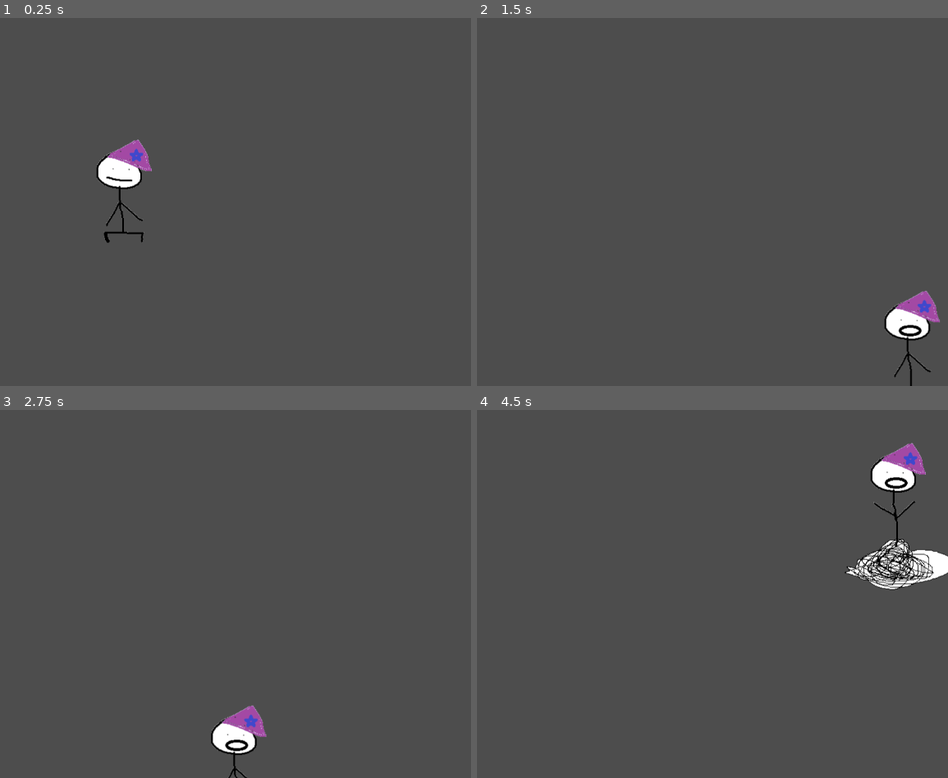
Above: before the commit, frames 1-4 (two rows, left to right).
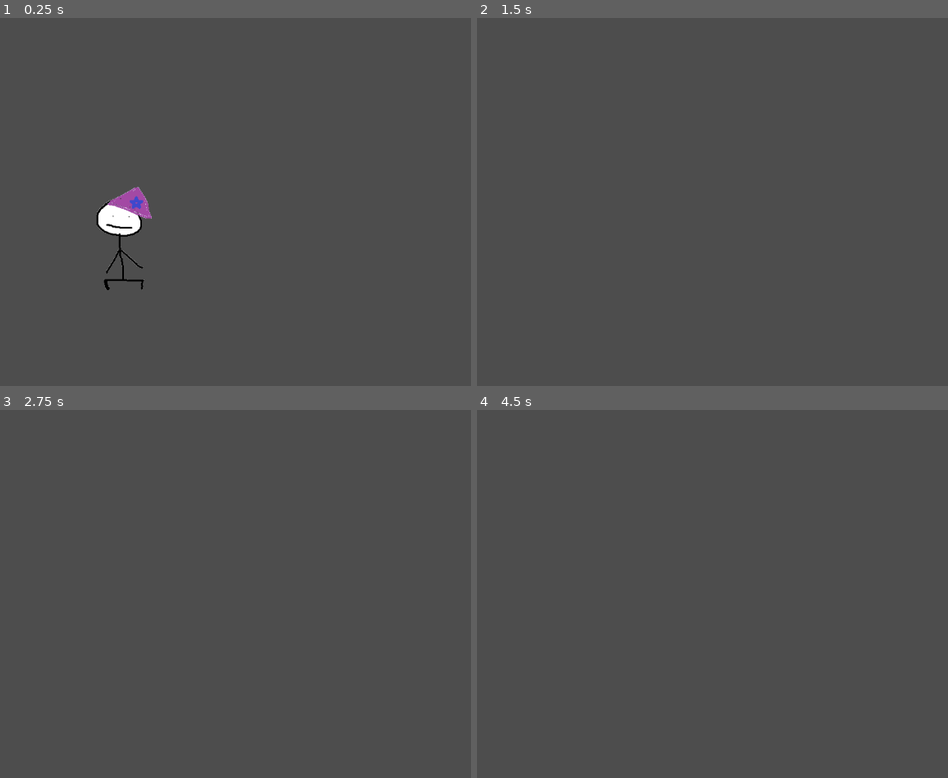
Above: after the commit, the same moments.

Repository: morleytj/running
Game: Godot game, scene res://player.tscn
Two runs of this game, one before a commit and one after it. Both use one fixed random seed, a clock stepped at 60 frames per second and the inputs below. The project has no main scene, so this scene is started directly.
Inputs:
- Up to frame 1 (0.25 s): no input
- Up to frame 2 (1.5 s): hold Down (fall_fast) 0.53-1.28 s; hold Right (move_right) from 0.53 s (still down); tap Space (jump) at 0.77, 0.8, 1.07, 1.35 s
- Up to frame 3 (2.75 s): tap Space (jump) at 1.52, 1.82, 2.3 s; tap Down (fall_fast) at 1.55 s; release Right (move_right) at 2.03 s; hold Left (move_left) from 2.03 s (still down); hold Down (fall_fast) from 2.03 s (still down)
- Up to frame 4 (4.5 s): release Left (move_left) at 2.78 s; release Down (fall_fast) at 2.78 s; hold Right (move_right) 2.78-4.28 s; tap Down (fall_fast) at 2.85, 4.35 s; tap Space (jump) at 3.02, 3.32 s; hold Space (jump) 3.53-4.28 s; hold Left (move_left) from 4.28 s (still down)

The runs differ from the first frame. In frame 1, 2.3% of the frame differs, in the area x 20-33%, y 32-74%; in frame 2, 1.1%; in frame 3, 1.1%; in frame 4, 2.8%, in the area x 78-100%, y 8-49%.

Commit message:
making edits for 2d platformer movement

Diff:
--- a/player.gd
+++ b/player.gd
@@ -1,6 +1,8 @@
-extends Area2D
+extends CharacterBody2D
 
-@export var speed = 400
+@export var run_speed = 350
+@export var jump_speed = -1000
+@export var gravity = 2500
 var screen_size
 
 signal jumping
@@ -13,31 +15,27 @@
 func _ready():
 	screen_size = get_viewport_rect().size
 
+func get_input():
+	velocity.x = 0
+	var right = Input.is_action_pressed("move_right")
+	var left = Input.is_action_pressed("move_left")
+	var jump = Input.is_action_pressed("jump")
+
+	if is_on_floor() and jump:
+		velocity.y = jump_speed
+	if right:
+		velocity.x += run_speed
+	if left:
+		velocity.x -= run_speed
+
+func _physics_process(delta):
+	velocity.y += gravity * delta
+	get_input()
+	move_and_slide()
 
 # Called every frame. 'delta' is the elapsed time since the previous frame.
 func _process(delta):
-	var velocity = Vector2.ZERO
-	var extra_pos = 1
-	#inputs
-	if Input.is_action_pressed("move_right"):
-		velocity.x+=1
-	if Input.is_action_pressed("move_left"):
-		velocity.x-=1
-	if Input.is_action_pressed("jump"):
-		velocity.y-=1
-		extra_pos = 2
-		jumping.emit()
-	if Input.is_action_pressed("fall_fast"):
-		velocity.y+=1
-		extra_pos = 2
-
-	#Always play animation because they'll either be standing or walking
-	if velocity.length() > 0:
-		velocity = velocity.normalized() * speed
 	$AnimatedSprite2D.play()
-
-	position += velocity * delta * extra_pos
-	position = position.clamp(Vector2.ZERO, screen_size)
 
 	if velocity.x !=0:
 		$AnimatedSprite2D.animation = "running"
--- a/player.tscn
+++ b/player.tscn
@@ -34,7 +34,7 @@
 [sub_resource type="RectangleShape2D" id="RectangleShape2D_1aw1y"]
 size = Vector2(100, 218)
 
-[node name="Player" type="Area2D"]
+[node name="Player" type="CharacterBody2D"]
 position = Vector2(539, 297)
 script = ExtResource("1_6ysrt")
 metadata/_edit_group_ = true
